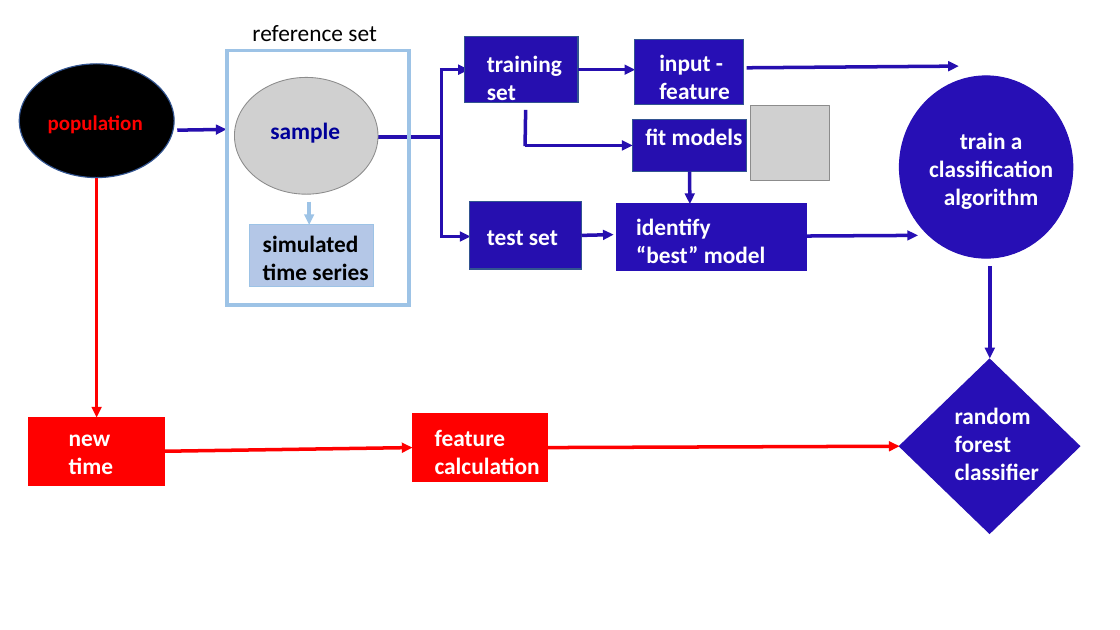
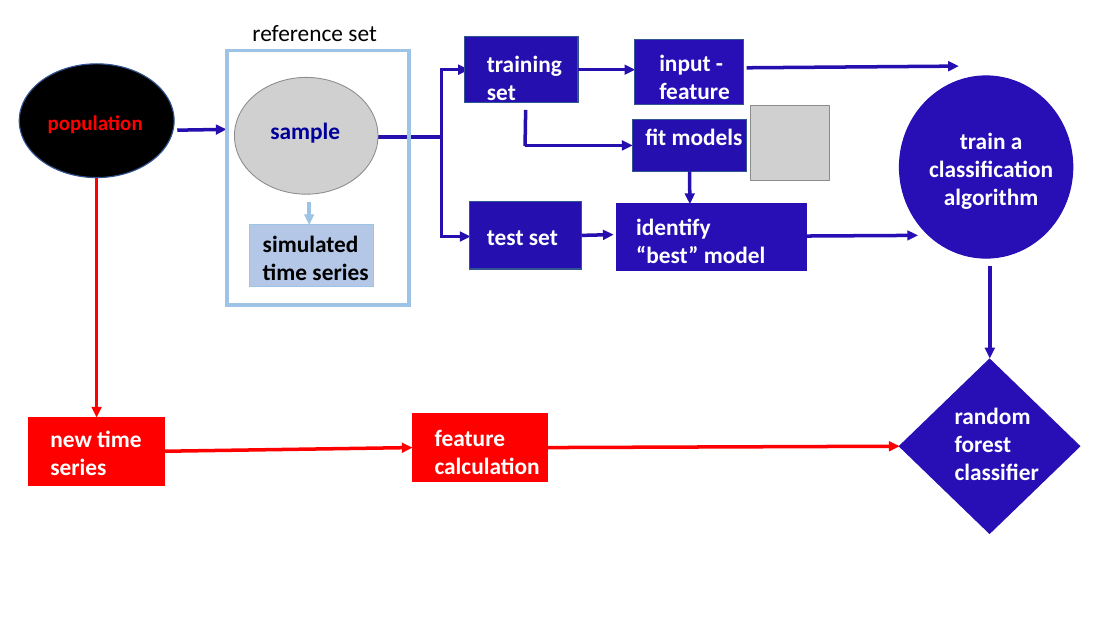
Before and after one commit to thiyangt/isf2019, a slide deck: slide 2 of Presentation1.pptx. Drawn at 1120x630 pixels with LibreOffice and Linux fonts; fonts in the diff are those of the drawing; grey boxes stand for pictures. Boxes give left, top, right and bottom in pixels: in the first picture for what was removed or moved away, otherwise in the second. Text is boxed around its words. In the diff, an @@ line names an element or a change of style, - is before the commit and + after.

```diff
--- a/Presentation1.pptx
+++ b/Presentation1.pptx
@@ text at [50, 430, 141, 475]: text changed @@
-new time sers
+new time series
```
Also in this commit, not shown: 1 other slide changed, 2 other files.
